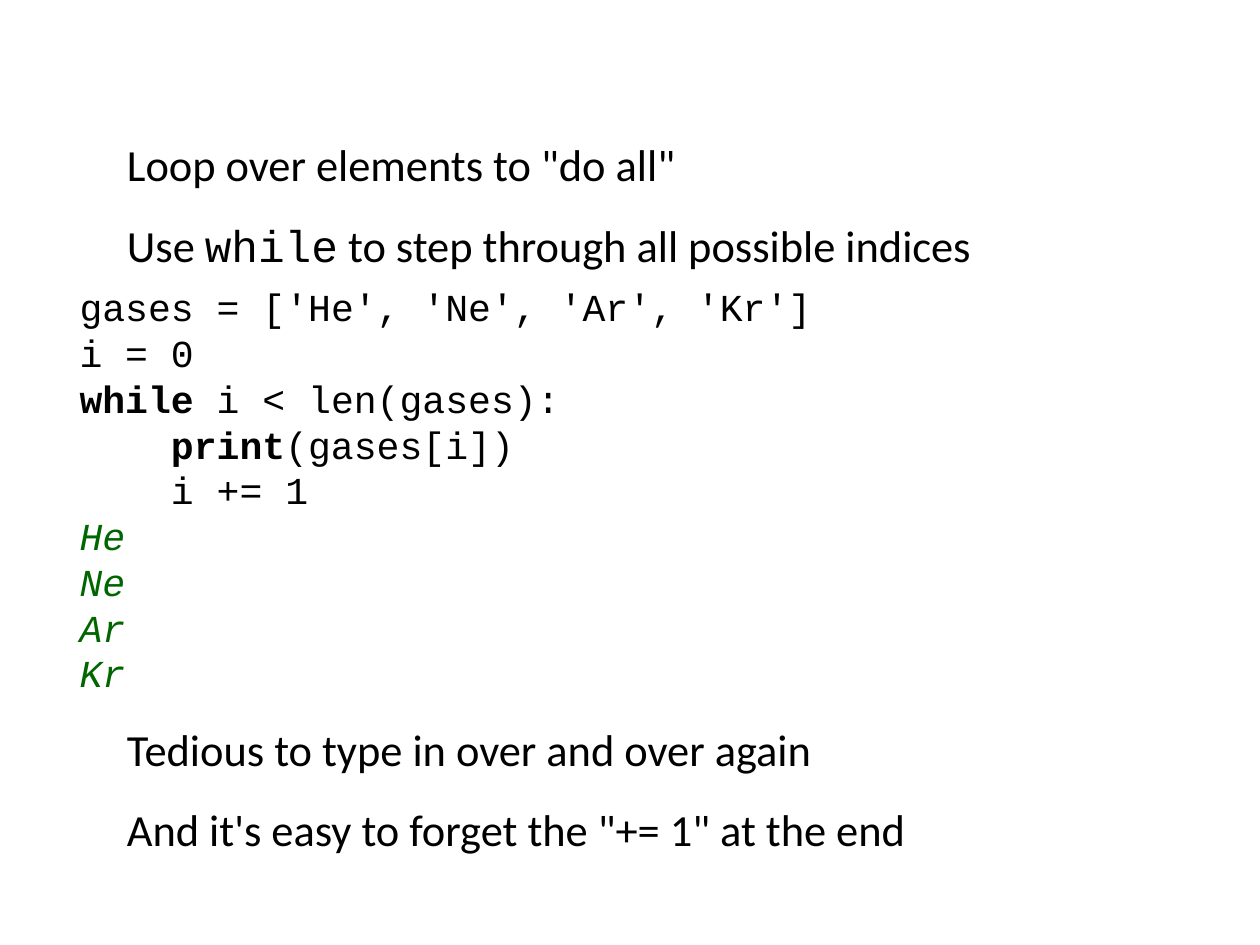
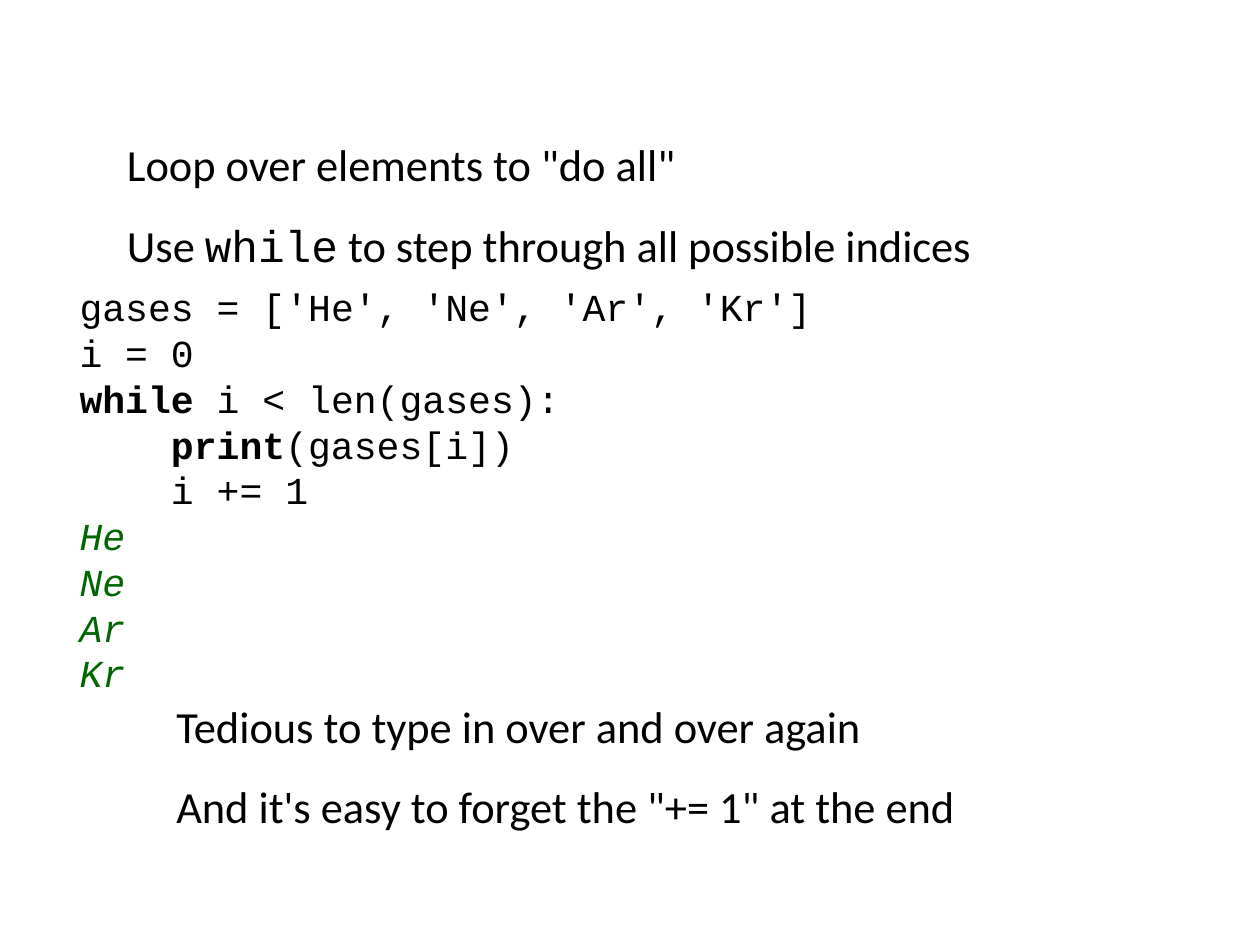
Before and after one commit to ncasuk/ncas-isc, a slide deck: slide 44 of python/presentations/learning_python/04_lists__slice__list_comp.pptx. Drawn at 1260x945 pixels with LibreOffice and Linux fonts; fonts in the diff are those of the drawing; background and template pictures are left out. Boxes give left, top, right and bottom in pixels: in the first picture for what was removed or moved away, otherwise in the second. Text is boxed around its words. In the diff, an @@ line names an element or a change of style, - is before the commit and + after.

```diff
--- a/python/presentations/learning_python/04_lists__slice__list_comp.pptx
+++ b/python/presentations/learning_python/04_lists__slice__list_comp.pptx
@@ text "Tedious to type in over ...": place and size @@
-text "Tedious to type in over ..." at box(127, 735, 905, 854)
+text "Tedious to type in over ..." at box(176, 712, 955, 831)
```
Also in this commit, not shown: 9 other slides changed, 2 slides added, 1 slide removed, 1 other file.
